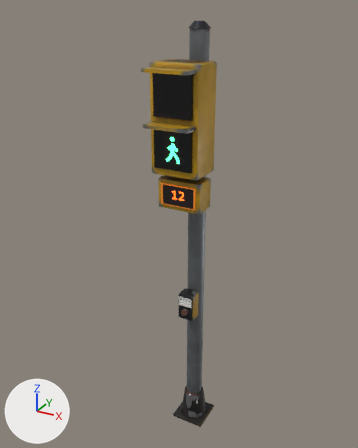
The glTF model assets/props/ped_signal.glb: old version first, new version second.
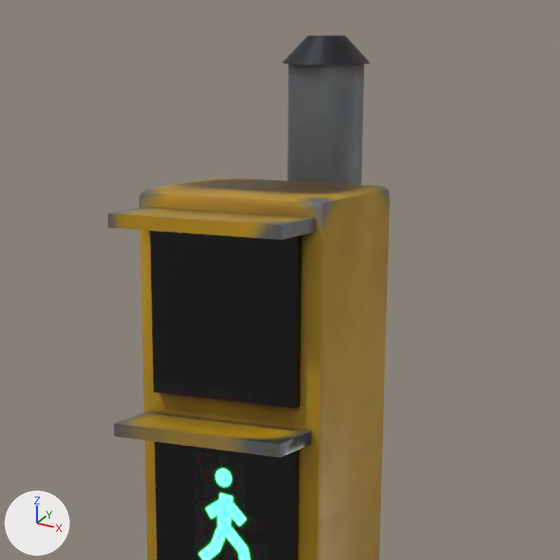
The first picture shows the older version from a 50 mm camera at (1.408, -2.812, 3.068) aimed at (-0.089, -0.09, 1.707). The close-ups show the older and then the newer version on the part from 31% to 73% of the width and 2% to 36% of the height of that picture. Only the edits that show in the close-ups are written down. Lighting does not change. The marker at lower left points along +X, +Y and +Z. Objects named as collision shapes, trigger or cutter boxes, shadow casters or lower levels of detail are left out. Where no turn or scale is listed for an object, it has been applied to the vertices. Vertices at exactly the same position are counted once.

In view in the first close-up: 'Ped_A_Stop', 'Ped_A_Walk', 'ped_signal'.
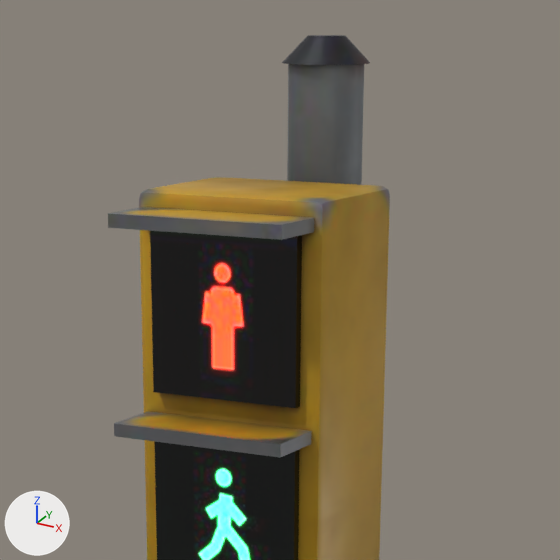
What changed in the scene script:
```text
Change me_ped_signal:
    where me_ped_signal.from_pydata(...)  # 488 vertices, 912 faces; spans x -0.16..0.16, y -0.42..0.13, z 0.0..2.99
    used by ob_ped_signal; location = (0.0, 0.0, 0.0)
    me_ped_signal part 1: 438 kept faces spanning x -0.16..0.16, y -0.42..0.13, z 0.0..2.95 get new texture (UV) coordinates
Change me_ped_a_stop:
    where me_ped_a_stop.from_pydata(...)  # 8 vertices, 12 faces; spans x -0.125..0.125, y -0.335..-0.315, z 2.48..2.73
    used by ob_ped_a_stop; location = (0.0, 0.0, 0.0)
    me_ped_a_stop part 2: 10 kept faces spanning x -0.125..0.125, y -0.335..-0.315, z 2.48..2.73 get new texture (UV) coordinates
```

Changed parts and their boxes [x1, y1, x2, y2] in the close-ups (560 x 560 px):
part 1 of me_ped_signal, surface changed: [108, 177, 386, 457] in both
part 2 of me_ped_a_stop, surface changed (black to orange): [150, 231, 297, 393] in both
